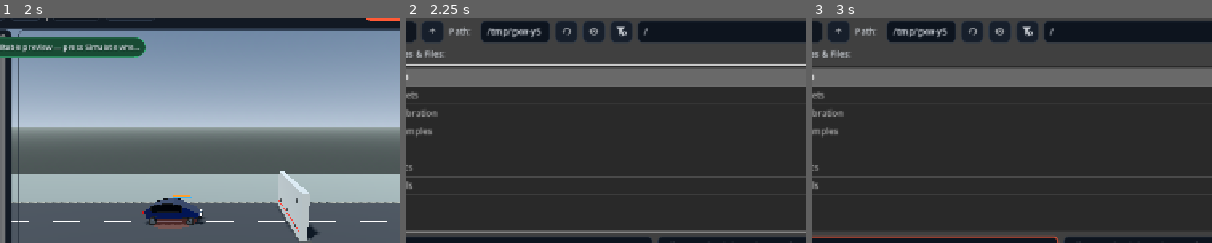
Above: before the commit, frames 1-3 (left to right).
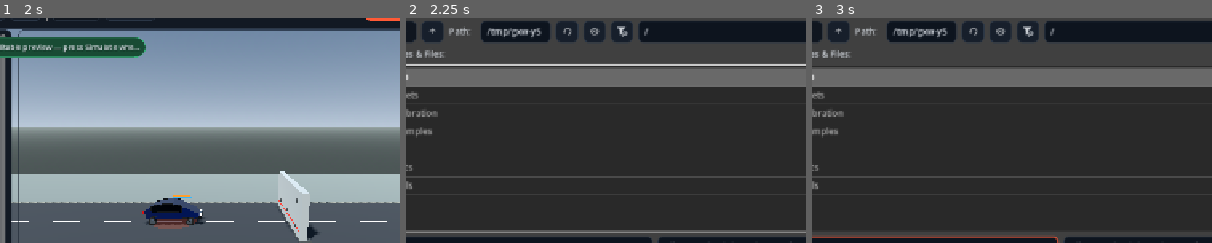
Above: after the commit, the same moments.

Repository: ArrowSK/crashvector
Game: Godot game, scene res://app/main.tscn
The game is run twice, just before and just after one commit, with the same random seed, the same clock (stepped at 60 frames per second) and the same inputs.
Inputs (mouse positions are % of the whole screen's width and height, from its top left):
- Up to frame 1 (2 s): click "New" at 0.5 s; click "New" at 1.25 s
- Up to frame 2 (2.25 s): click "Open" at 2 s
- Up to frame 3 (3 s): click (36, 59) at 2.77 s; type "12" at 2.85 s
The pictures show only the part of the screen within x 21-71%, y 8-58%; the shares and areas given below are measured in that part.

Frame 1 is identical in both runs. In frame 2, 0.1% of the frame differs, in the area x 39-61%, y 3-9%; in frame 3, 0.1%.

Commit message:
M11: integrate bending constraints into structural solver

Diff:
--- a/src/structural/structural_model.gd
+++ b/src/structural/structural_model.gd
@@ -7,6 +7,7 @@
 
 var nodes: Array[StructuralNode] = []
 var beams: Array[StructuralBeam] = []
+var bending_constraints: Array[StructuralBendingConstraint] = []
 var barrier_enabled: bool = true
 var barrier_x_m: float = 5.0
 var barrier_restitution: float = 0.0
@@ -52,6 +53,36 @@
 	beams.append(beam)
 	return beam
 
+func add_bending_constraint(
+	index_a: int,
+	index_b: int,
+	index_c: int,
+	role: StringName,
+	stiffness_nm_rad: float,
+	damping_nm_s_rad: float,
+	yield_angle_rad: float,
+	max_plastic_angle_rad: float,
+	break_angle_rad: float,
+	plastic_flow_rate: float,
+	component: StringName = &""
+) -> StructuralBendingConstraint:
+	var constraint := StructuralBendingConstraint.new(
+		index_a,
+		index_b,
+		index_c,
+		nodes,
+		role,
+		stiffness_nm_rad,
+		damping_nm_s_rad,
+		yield_angle_rad,
+		max_plastic_angle_rad,
+		break_angle_rad,
+		plastic_flow_rate,
+		component
+	)
+	bending_constraints.append(constraint)
+	return constraint
+
 func set_uniform_velocity(velocity_ms: Vector3) -> void:
 	for node in nodes:
 		if not node.pinned:
@@ -83,19 +114,34 @@
 	var step_count := maxi(substeps, 1)
 	var h := delta_s / float(step_count)
 	for _substep in range(step_count):
-		for node in nodes:
-			node.reset_force()
-			if not gravity_ms2.is_zero_approx():
-				node.add_force(gravity_ms2 * node.mass_kg)
-		for beam in beams:
-			beam.solve(nodes, h)
-		for node in nodes:
-			node.integrate(h)
-		_resolve_barrier_contacts()
-		_resolve_ground_contacts()
-		elapsed_s += h
+		prepare_substep(h)
+		integrate_substep(h)
+
+func prepare_substep(delta_s: float) -> void:
+	if delta_s <= 0.0:
+		return
+	for node in nodes:
+		node.reset_force()
+		if not gravity_ms2.is_zero_approx():
+			node.add_force(gravity_ms2 * node.mass_kg)
+	for beam in beams:
+		beam.solve(nodes, delta_s)
+	for constraint in bending_constraints:
+		constraint.solve(nodes, delta_s)
+
+func integrate_substep(delta_s: float) -> void:
+	if delta_s <= 0.0:
+		return
+	for node in nodes:
+		node.integrate(delta_s)
+	_resolve_barrier_contacts()
+	_resolve_ground_contacts()
+	elapsed_s += delta_s
 
 func _resolve_barrier_contacts() -> void:
+	# Historical M0-M2 rigid barrier path. Production M11 scenarios disable
+	# this path and use VehicleStaticContact so contact forces participate in
+	# the same substep as structural and bending forces.
 	if not barrier_enabled:
 		return
 	for node in nodes:
@@ -221,24 +267,32 @@
 	var result := 0.0
 	for beam in beams:
 		result += beam.elastic_energy_j(nodes)
+	for constraint in bending_constraints:
+		result += constraint.elastic_energy_j(nodes)
 	return result
 
 func total_plastic_energy_j() -> float:
 	var result := 0.0
 	for beam in beams:
 		result += beam.plastic_energy_j
+	for constraint in bending_constraints:
+		result += constraint.plastic_energy_j
 	return result
 
 func total_damping_energy_j() -> float:
 	var result := 0.0
 	for beam in beams:
 		result += beam.damping_energy_j
+	for constraint in bending_constraints:
+		result += constraint.damping_energy_j
 	return result
 
 func total_fracture_energy_j() -> float:
 	var result := 0.0
 	for beam in beams:
 		result += beam.fracture_energy_j
+	for constraint in bending_constraints:
+		result += constraint.fracture_energy_j
 	return result
 
 func accounted_energy_j() -> float:
@@ -267,6 +321,22 @@
 			result += 1
 	return result
 
+func component_beam_count(component: StringName) -> int:
+	var result := 0
+	for beam in beams:
+		if beam.component == component:
+			result += 1
+	return result
+
+func bending_constraint_count(component: StringName = &"") -> int:
+	if component == &"":
+		return bending_constraints.size()
+	var result := 0
+	for constraint in bending_constraints:
+		if constraint.component == component:
+			result += 1
+	return result
+
 func broken_beam_count() -> int:
 	var result := 0
 	for beam in beams:
@@ -305,6 +375,12 @@
 	for beam in beams:
 		if beam.role == role:
 			result = maxf(result, absf(beam.permanent_deformation_m()))
+	return result
+
+func max_permanent_bending_angle_rad() -> float:
+	var result := 0.0
+	for constraint in bending_constraints:
+		result = maxf(result, absf(constraint.permanent_angle_rad()))
 	return result
 
 func state_signature() -> PackedFloat64Array:
@@ -320,4 +396,7 @@
 	for beam in beams:
 		signature.append(beam.rest_length_m)
 		signature.append(1.0 if beam.broken else 0.0)
+	for constraint in bending_constraints:
+		signature.append(constraint.rest_angle_rad)
+		signature.append(1.0 if constraint.broken else 0.0)
 	return signature
